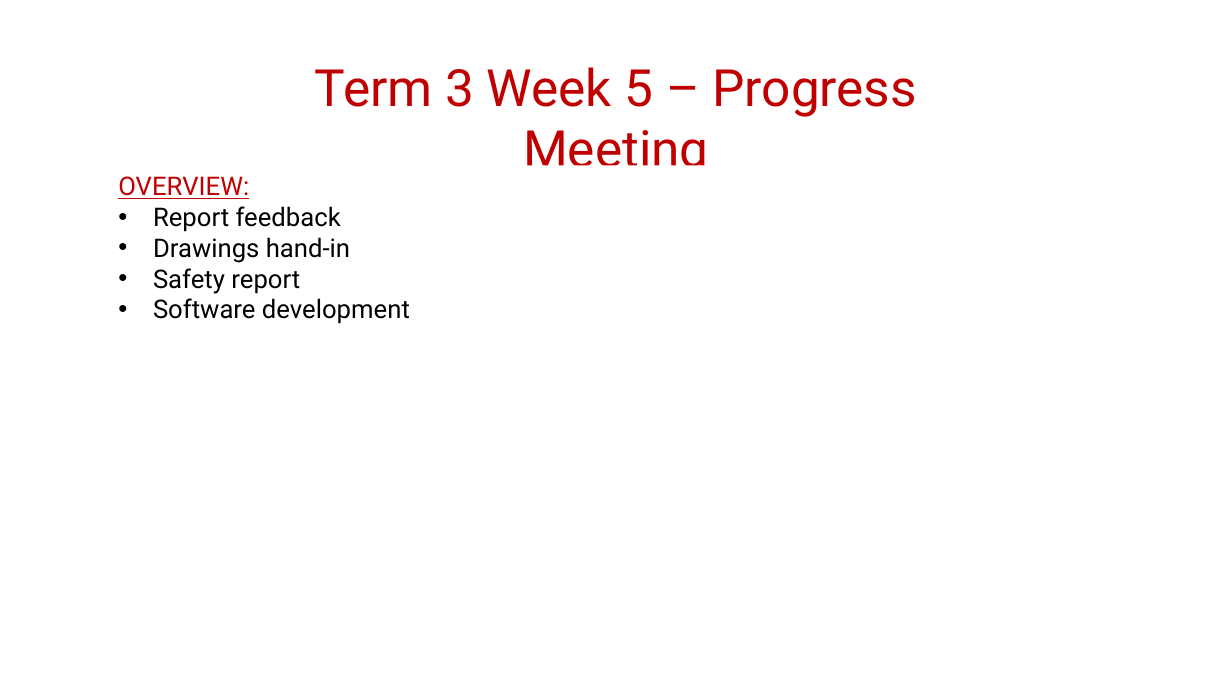
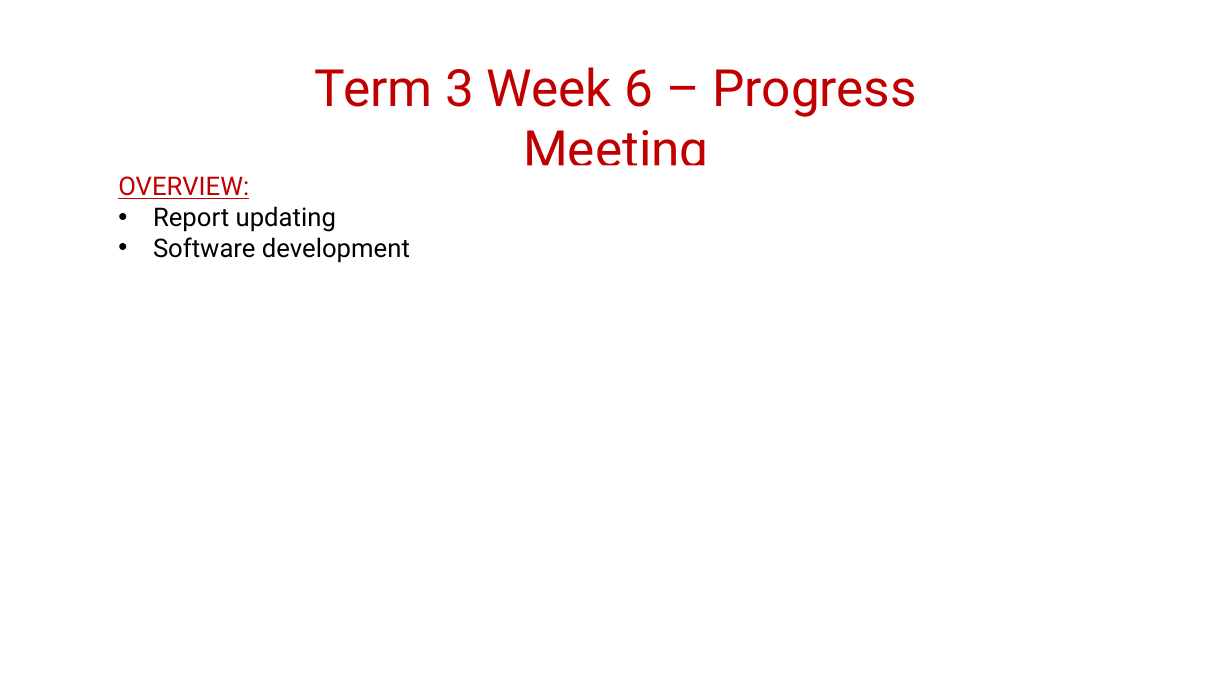
Before and after one commit to LenaMatota/MechatronicsProject478, a slide deck: slide 1 of Concept design report/Week 9 - Progress Meeting.pptx. Drawn at 1232x693 pixels with LibreOffice and Linux fonts; fonts in the diff are those of the drawing; background and template pictures are left out. Boxes give left, top, right and bottom in pixels: in the first picture for what was removed or moved away, otherwise in the second. Text is boxed around its words. In the diff, an @@ line names an element or a change of style, - is before the commit and + after.

Commit message:
Safety report completed. I am now going to continue updating my final report.

```diff
--- a/Concept design report/Week 9 - Progress Meeting.pptx
+++ b/Concept design report/Week 9 - Progress Meeting.pptx
@@ text at [315,67,917,166]: text changed @@
-Term 3 Week 5 – Progress Meeting
+Term 3 Week 6 – Progress Meeting
@@ text at [153,206,336,232]: text changed @@
-• Report feedback
-• Drawings hand-in
-• Safety report
+• Report updating
```
Also in this commit, not shown: 2 slides added, 1 slide removed, 31 other files.
